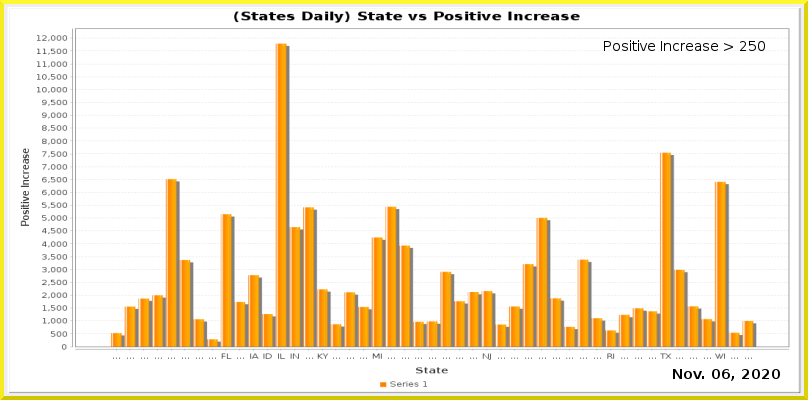
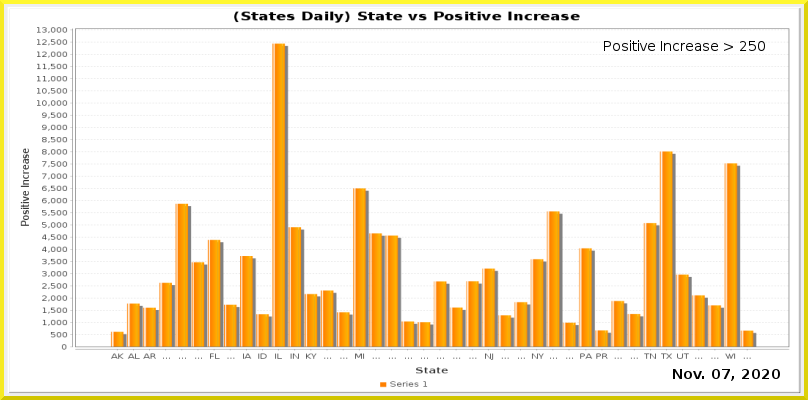
Layered file, before and after one edit (808 x 400). Changes by layer:
painted on "Current Date" over [722, 369, 730, 379]
painted on "Date_vs_TestIncrease.png" over [37, 27, 789, 360]
